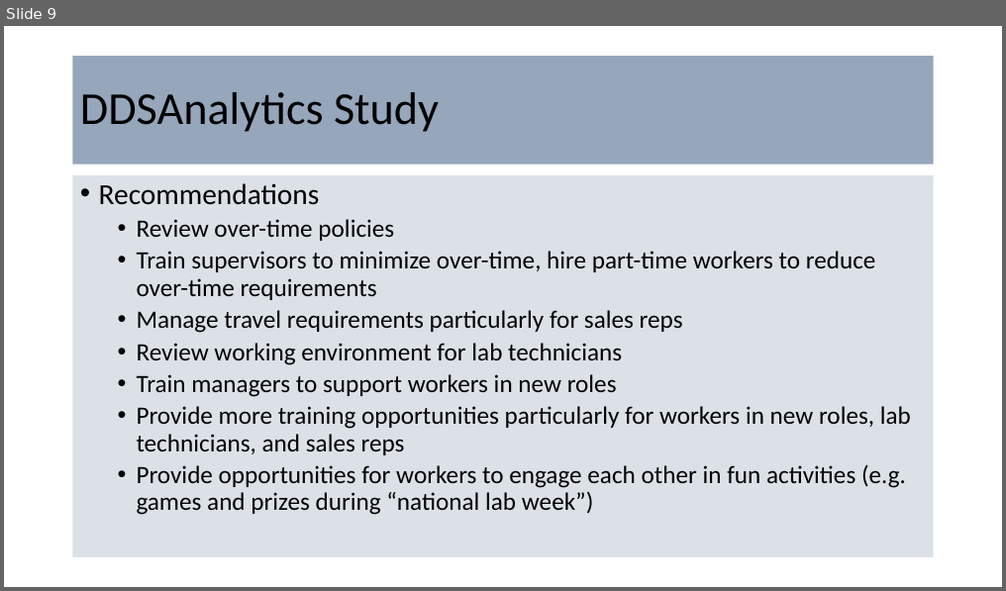
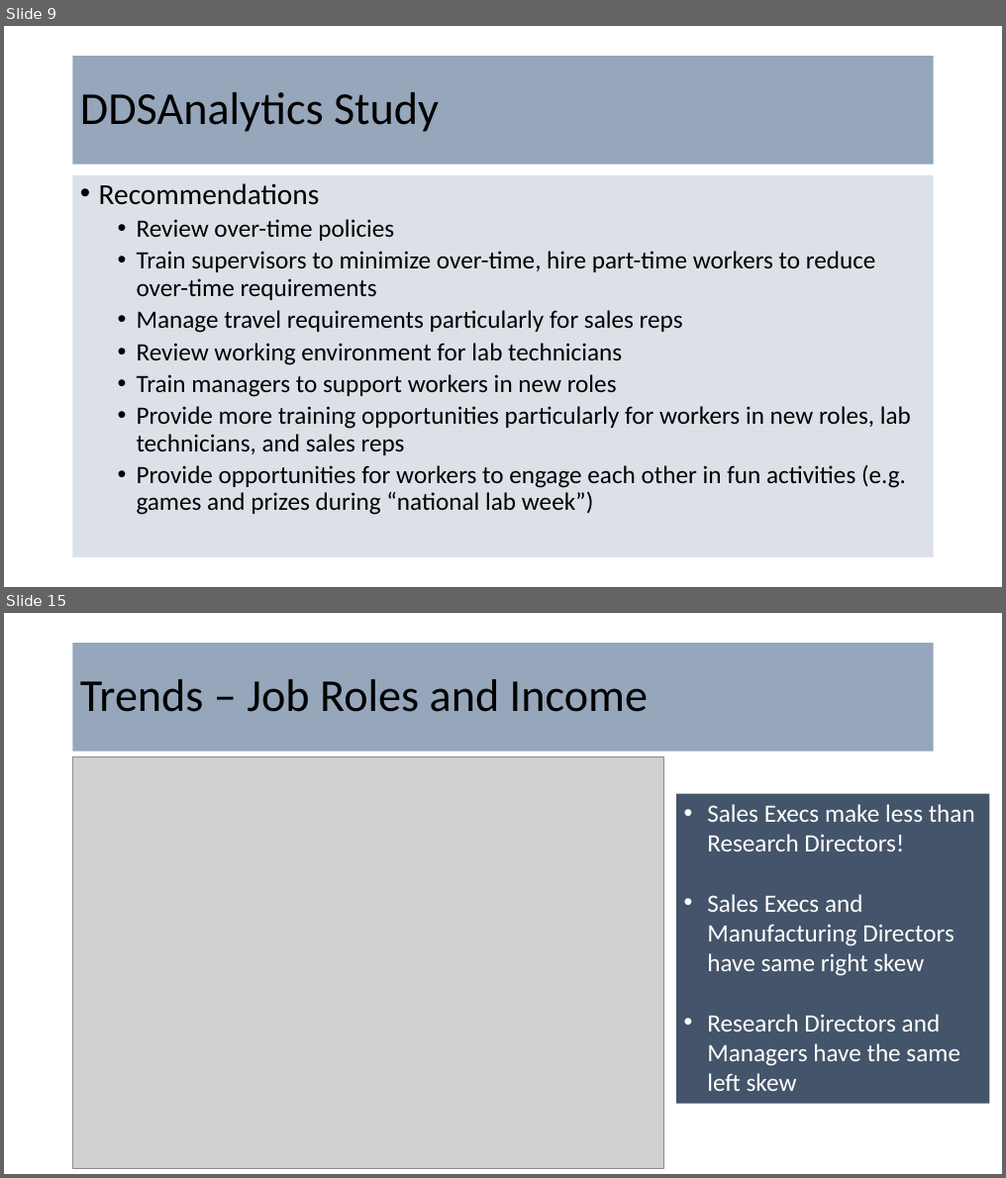
Before and after one commit to holdwork/CaseStudy_2, a slide deck: CaseStudy2V2.pptx. Shown one above the other, each under a label of ours: slide 9 before the commit, slides 9 and 15 after it; the slides between them are not shown. The pictures are 1006x591 and 1006x1178 pixels, drawn with LibreOffice and Linux fonts; fonts in the diff are those of the drawing; grey boxes stand for pictures; background and template pictures are left out. Boxes give left, top, right and bottom in pixels: in the first picture for what was removed or moved away, otherwise in the second. Text is boxed around its words. In the diff, an @@ line names an element or a change of style, - is before the commit and + after.

Commit message:
added trends analysis

```diff
--- a/CaseStudy2V2.pptx
+++ b/CaseStudy2V2.pptx
@@ slide 15 added at (4,613,1002,1174), background picture (left out) @@
@@ title added at (73,643,934,752), fill #8497B0 at 85% opacity, 44 pt, text #000000 @@
+Trends – Job Roles and Income
@@ picture added at (73,757,664,1168) @@
@@ rectangle added at (676,794,989,1104), fill #44546A, 24 pt, text #FFFFFF @@
+• Sales Execs make less than Research Directors!
+• Sales Execs and Manufacturing Directors have same right skew
+• Research Directors and Managers have the same left skew
```
Also in this commit, not shown: 6 other slides added.
